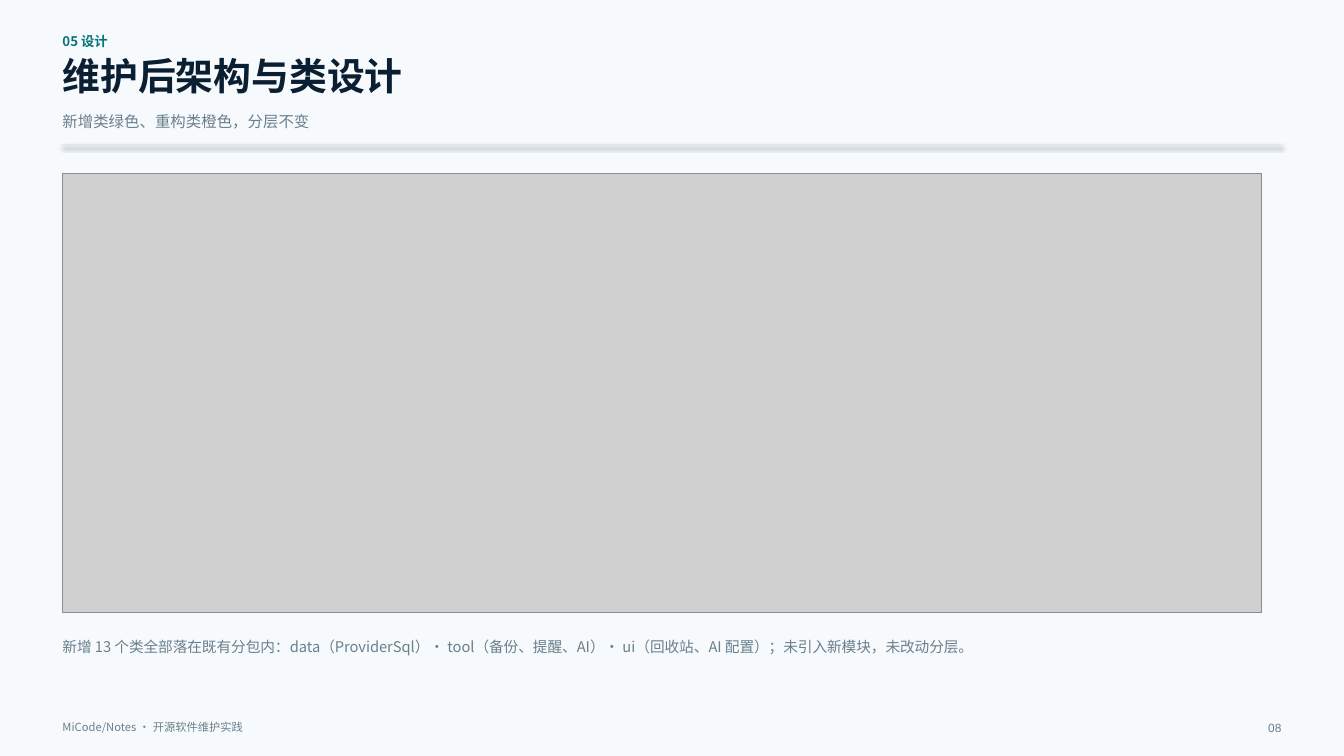
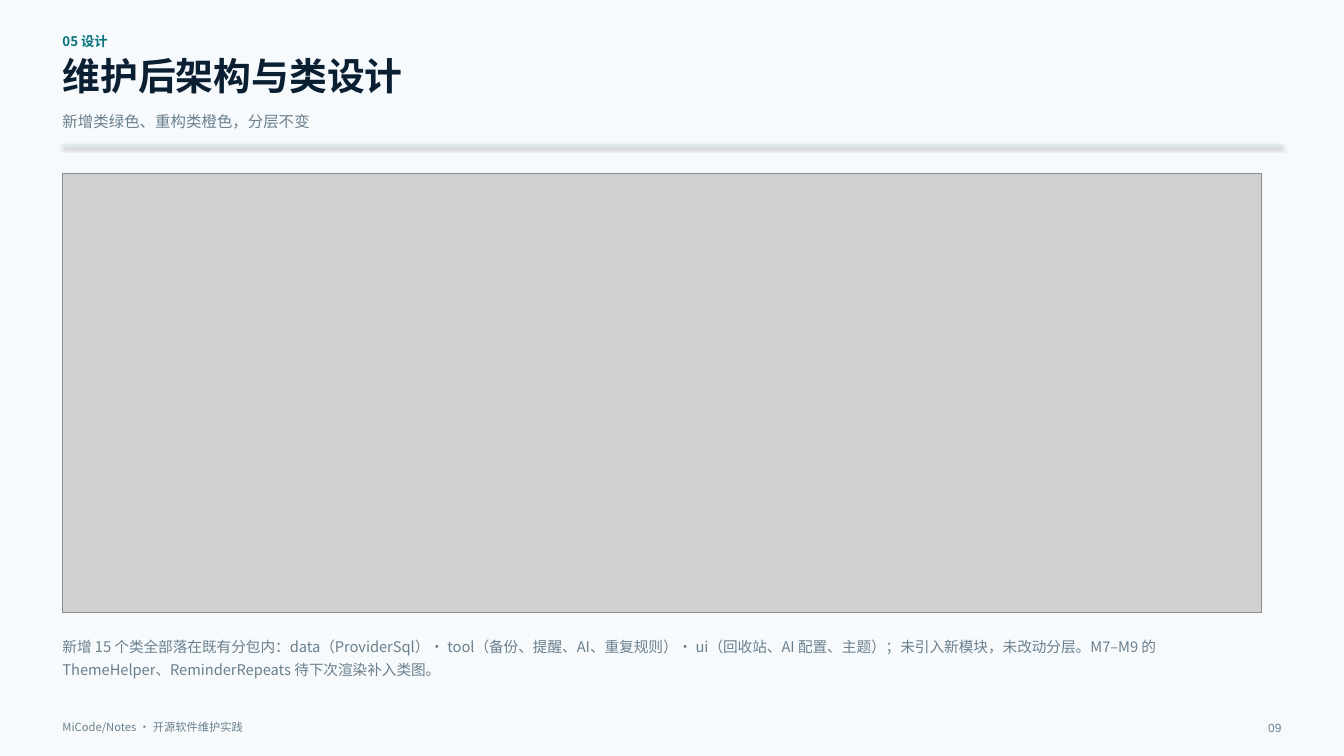
Before and after one commit to sys-analysis-design-team/micode-notes-maintenance, a slide deck: slide 9 of dist/小米便签开源软件维护.pptx (slide 8 before the commit). Drawn at 1344x756 pixels with LibreOffice and Linux fonts; fonts in the diff are those of the drawing; grey boxes stand for pictures. Boxes give left, top, right and bottom in pixels: in the first picture for what was removed or moved away, otherwise in the second. Text is boxed around its words. In the diff, an @@ line names an element or a change of style, - is before the commit and + after.

```diff
--- a/dist/小米便签开源软件维护.pptx
+++ b/dist/小米便签开源软件维护.pptx
@@ text at [62, 639, 1156, 679]: text changed @@
-新增 13 个类全部落在既有分包内：data（ProviderSql）· tool（备份、提醒、AI）· ui（回收站、AI 配置）；未引入新模块，未改动分层。
+新增 15 个类全部落在既有分包内：data（ProviderSql）· tool（备份、提醒、AI、重复规则）· ui（回收站、AI 配置、主题）；未引入新模块，未改动分层。M7–M9 的 ThemeHelper、ReminderRepeats 待下次渲染补入类图。
```
Also in this commit, not shown: 3 other slides changed, 1 slide added, 1 slide removed, 7 other files.
